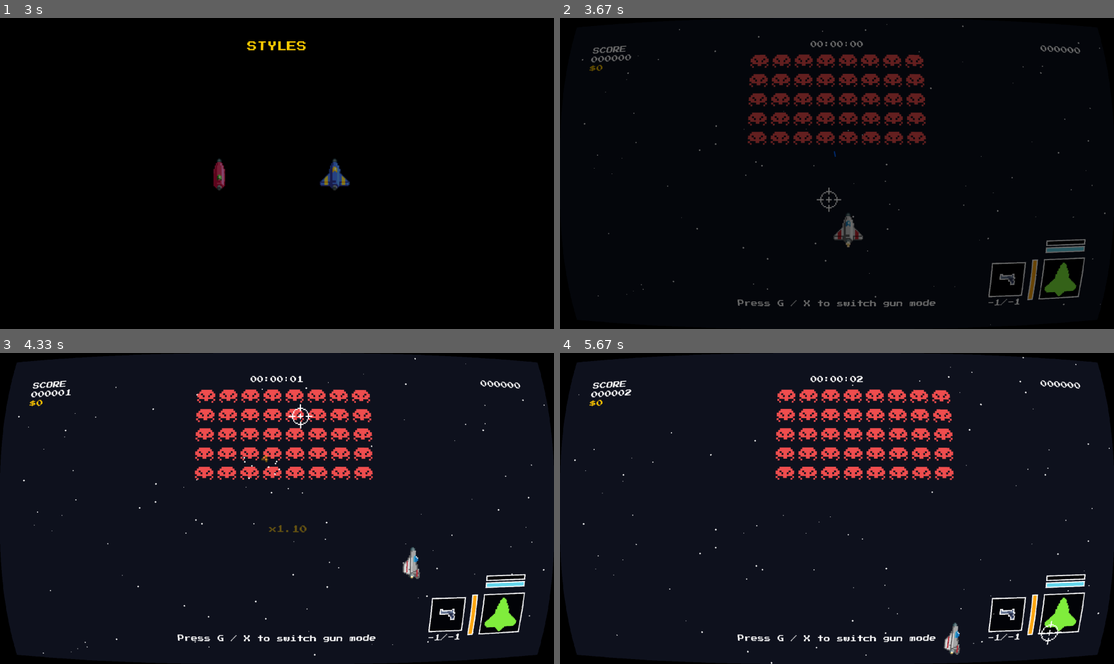
Above: before the commit, frames 1-4 (two rows, left to right).
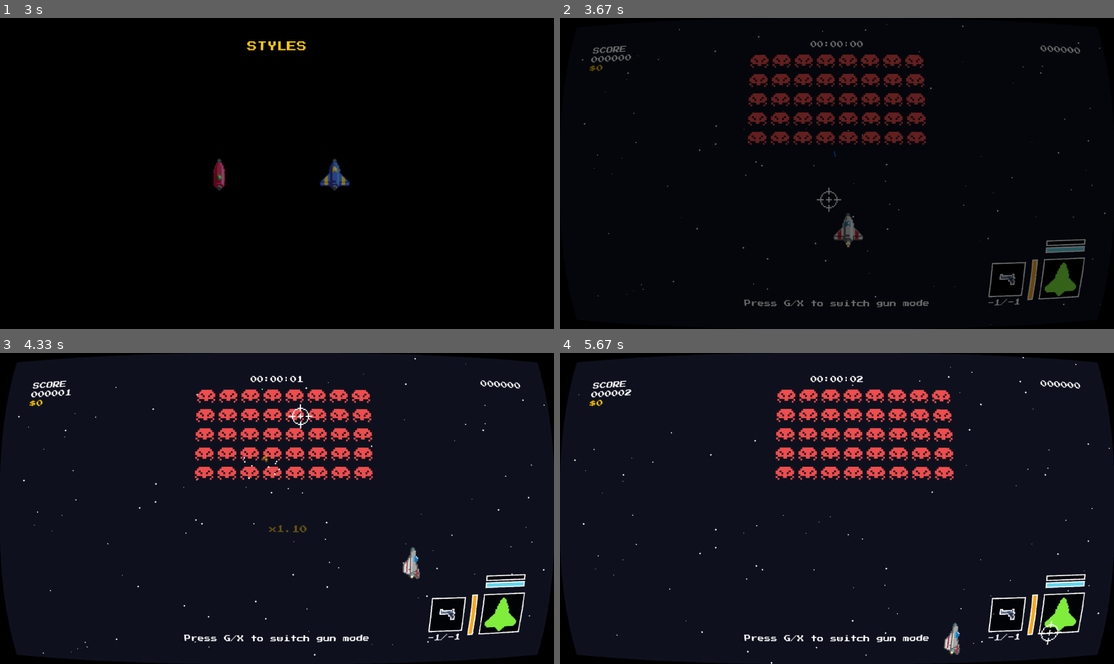
Above: after the commit, the same moments.

Repository: isGoodSoup/astros
Game: pygame game, started from main.py
The game is run twice, just before and just after one commit, with the same random seed, the same clock (stepped at 60 frames per second) and the same inputs.
Inputs (mouse positions are in pixels of both pictures, inside the frame that each line leads up to):
- Up to frame 1 (3 s): hold Right 0.33-0.8 s; move the mouse to (254, 189) at 0.37 s; hold Up 0.83-1.13 s; hold Right 1.17-1.63 s; hold Left 1.67-2.2 s; tap Enter at 2.23 s
- Up to frame 2 (3.67 s): hold Up 3-3.37 s; tap Space at 3.4 s
- Up to frame 3 (4.33 s): hold Right from 3.73 s (still down); move the mouse to (288, 402) at 3.77 s
- Up to frame 4 (5.67 s): release Right at 4.37 s; hold Down 4.4-4.77 s; move the mouse to (637, 499) at 4.43 s; hold Left 4.8-5.27 s; move the mouse to (837, 545) at 4.83 s; hold Right from 5.3 s (still down); move the mouse to (1047, 626) at 5.33 s

Frame 1 is identical in both runs. In frame 2, 0.3% of the frame differs, in the area x 32-68%, y 90-94%; in frame 3, 0.4%; in frame 4, 0.4%.

Commit message:
add: WASD movement keys for ship and updated tutorial

Diff:
--- a/scripts/tutorial.py
+++ b/scripts/tutorial.py
@@ -1,4 +1,6 @@
 import pygame
+
+from scripts.settings import COLOR_WHITE
 
 
 class Tutorial:
@@ -32,21 +34,21 @@
 
     def render(self, screen, font):
         if self.step == 0:
-            text = font.render("Move your ship", True, (255, 255, 255))
+            text = font.render("Move your ship WASD or Arrow Keys", True, COLOR_WHITE)
             screen.blit(text, (pygame.display.Info().current_w // 2 - text.get_width() // 2,
                                pygame.display.Info().current_h - 100))
 
         elif self.step == 1:
-            text = font.render("Press SPACE / A to shoot", True,(255, 255, 255))
+            text = font.render("Press SPACE/A to shoot", True,COLOR_WHITE)
             screen.blit(text, (pygame.display.Info().current_w // 2 - text.get_width() // 2,
                                pygame.display.Info().current_h - 100))
 
         elif self.step == 2:
-            text = font.render("Press G / X to switch gun mode", True, (255, 255, 255))
+            text = font.render("Press G/X to switch gun mode", True, COLOR_WHITE)
             screen.blit(text, (pygame.display.Info().current_w // 2 - text.get_width() // 2,
                                pygame.display.Info().current_h - 100))
 
         elif self.step == 3:
-            text = font.render("Survive.", True,(255, 255, 255))
+            text = font.render("Survive...", True,COLOR_WHITE)
             screen.blit(text, (pygame.display.Info().current_w // 2 - text.get_width() // 2,
                                pygame.display.Info().current_h - 100))
